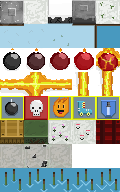
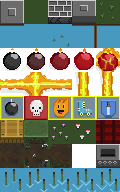
Layers edited between the first and the second 120 x 192 image:
hid "Layer 8" over [0, 0, 120, 168]
renamed "Level 1" to "Layer 10", showed it, painted on it over [0, 0, 120, 168]
